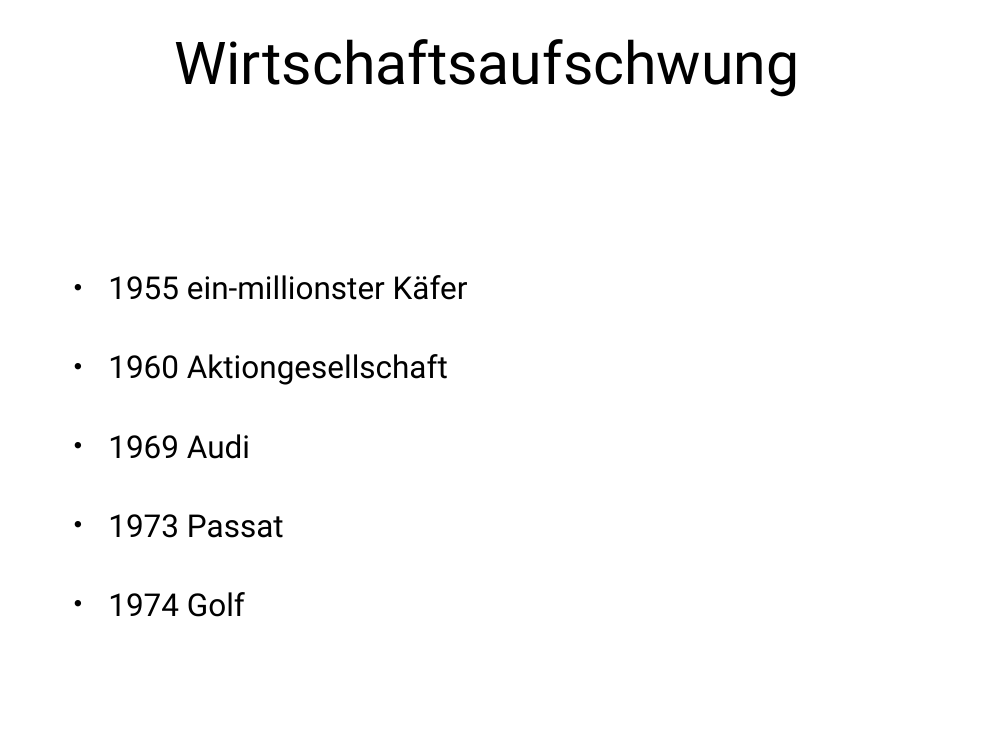
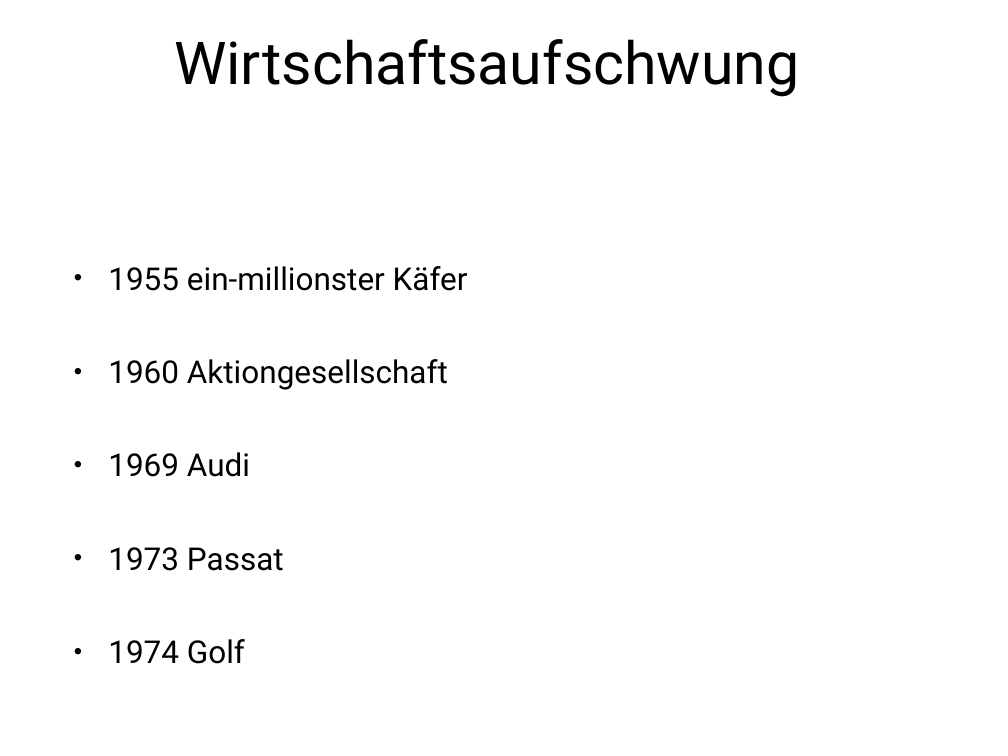
Before and after one commit to hsiegel-tgm/ERPEval, a slide deck: slide 4 of Presentation.pptx. Drawn at 1008x756 pixels with LibreOffice and Linux fonts; fonts in the diff are those of the drawing; background and template pictures are left out. Boxes give left, top, right and bottom in pixels: in the first picture for what was removed or moved away, otherwise in the second. Text is boxed around its words. In the diff, an @@ line names an element or a change of style, - is before the commit and + after.

```diff
--- a/Presentation.pptx
+++ b/Presentation.pptx
@@ text "1955 ein-millionster Käfer" at [108,266,468,664]: line spacing 1 to 2; less space between paragraphs @@
```
Also in this commit, not shown: 1 other slide changed, 19 slides added.
